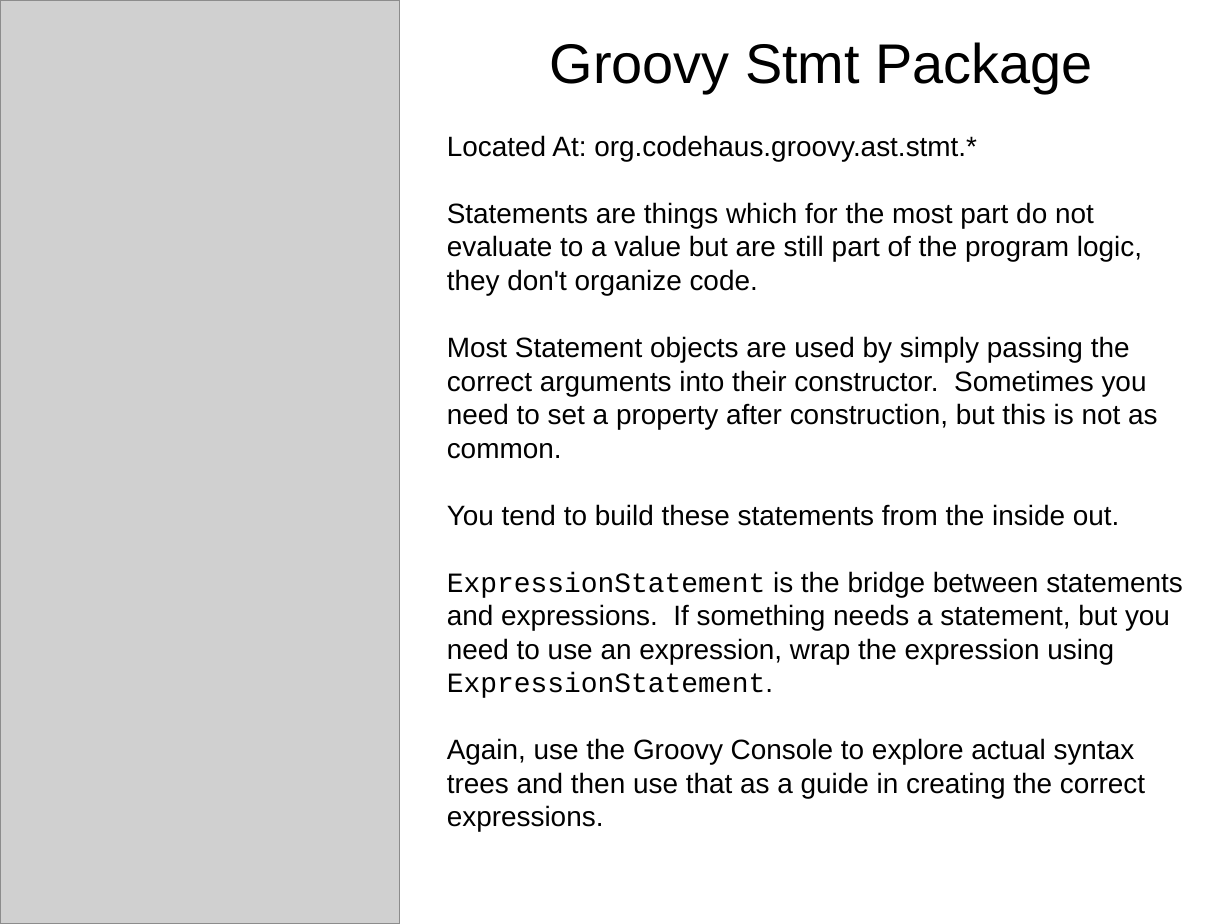
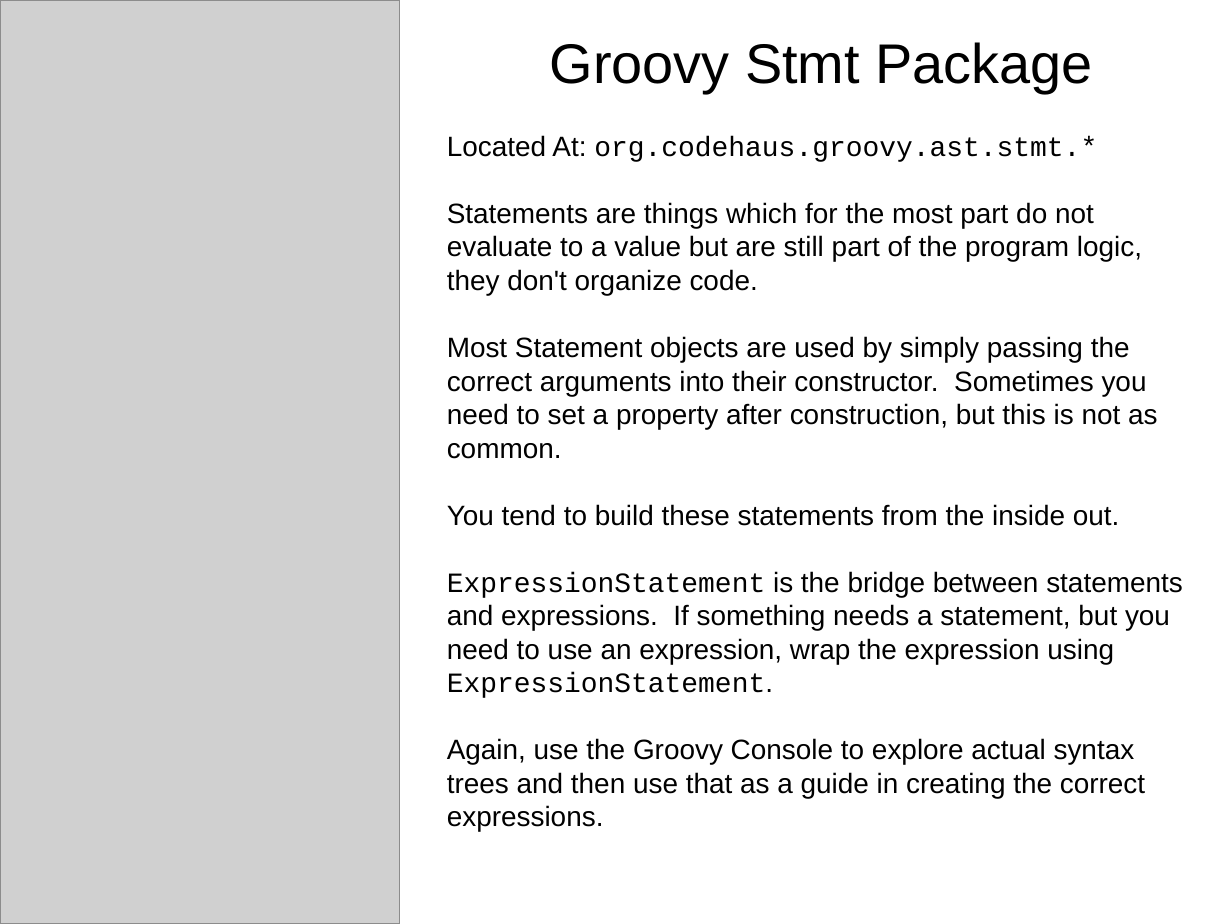
Before and after one commit to dwclark/AstTransformations, a slide deck: slide 20 of ast.odp. Drawn at 1232x924 pixels with LibreOffice and Linux fonts; fonts in the diff are those of the drawing; grey boxes stand for pictures. Boxes give left, top, right and bottom in pixels: in the first picture for what was removed or moved away, otherwise in the second. Text is boxed around its words. In the diff, an @@ line names an element or a change of style, - is before the commit and + after.

```diff
--- a/ast.odp
+++ b/ast.odp
@@ text at box(447, 135, 1097, 162): font Arial to Courier New in "org.codehaus.groovy.ast.stmt.*" @@
```
Also in this commit, not shown: 8 other slides changed.
